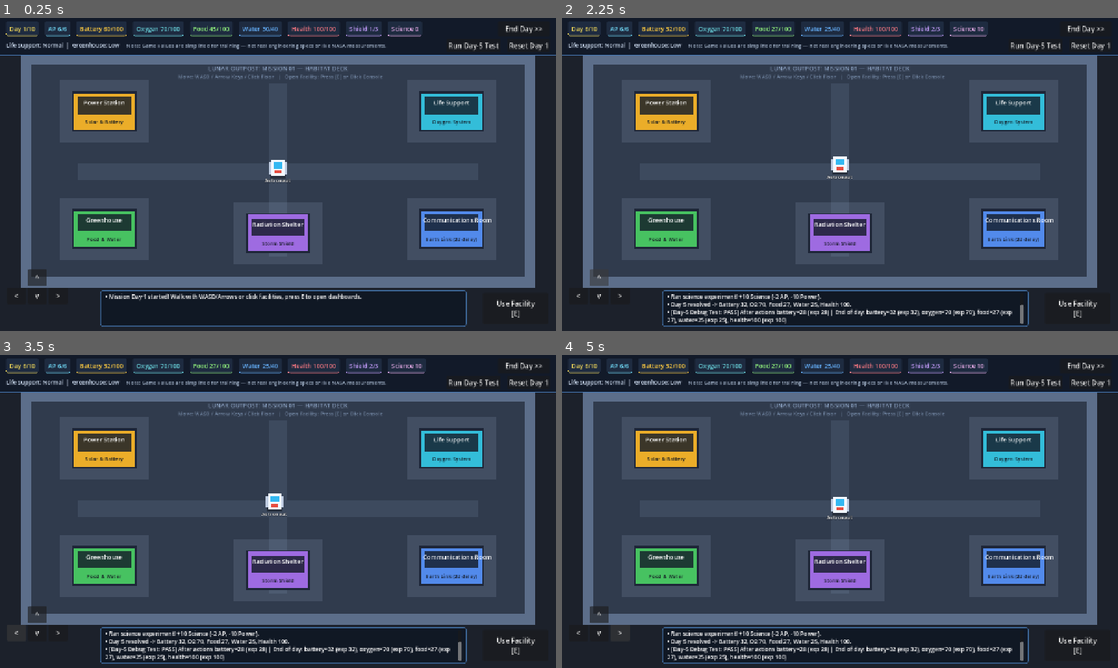
Above: before the commit, frames 1-4 (two rows, left to right).
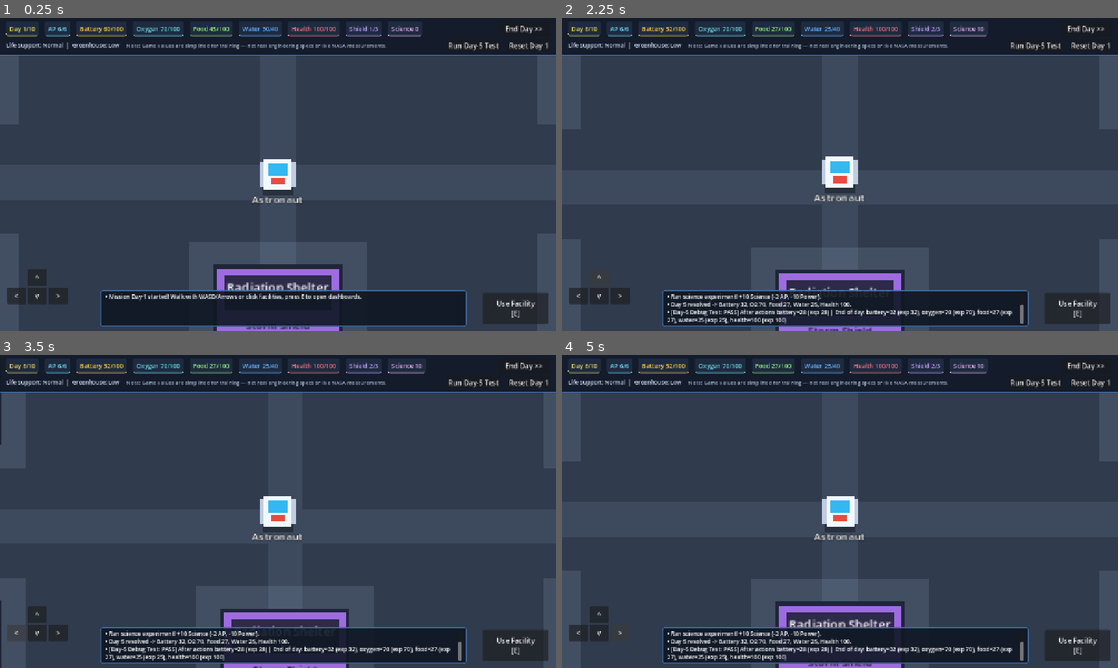
Above: after the commit, the same moments.

Repository: Inno-san/nasa_lunar_
Game: Godot game, scene res://scenes/lunar_base.tscn
Same seed, same stepped clock (60 frames per second), same inputs: the game is played once before the commit and once after it.
Inputs:
- Up to frame 1 (0.25 s): no input
- Up to frame 2 (2.25 s): click "End Day >>" at 0.5 s; click "Run Day-5 Test" at 1.25 s; click "^" at 2 s
- Up to frame 3 (3.5 s): click "<" at 2.75 s
- Up to frame 4 (5 s): click "v" at 3.5 s; click ">" at 4.25 s

The runs differ from the first frame. In frame 1, 25% of the frame differs, in the area x 0-100%, y 12-100%; in frame 2, 25%; in frame 3, 25%; in frame 4, 25%.

Commit message:
fixed camera

Diff:
--- a/scenes/astronaut.tscn
+++ b/scenes/astronaut.tscn
@@ -1,19 +1,18 @@
-[gd_scene load_steps=3 format=3]
+[gd_scene format=3 uid="uid://dd2noumn7dijo"]
 
-[ext_resource type="Script" path="res://scripts/player/astronaut.gd" id="1_astro"]
+[ext_resource type="Script" uid="uid://dqy3mv6dbdi8m" path="res://scripts/player/astronaut.gd" id="1_astro"]
 
 [sub_resource type="CircleShape2D" id="CircleShape2D_body"]
 radius = 20.0
 
-[node name="Astronaut" type="CharacterBody2D" groups=["astronaut"]]
+[node name="Astronaut" type="CharacterBody2D" unique_id=1626678363 groups=["astronaut"]]
 collision_layer = 2
-collision_mask = 1
 motion_mode = 1
 script = ExtResource("1_astro")
 
-[node name="Visuals" type="Node2D" parent="."]
+[node name="Visuals" type="Node2D" parent="." unique_id=2104070794]
 
-[node name="Shadow" type="ColorRect" parent="Visuals"]
+[node name="Shadow" type="ColorRect" parent="Visuals" unique_id=327620743]
 offset_left = -18.0
 offset_top = 12.0
 offset_right = 18.0
@@ -21,7 +20,7 @@
 mouse_filter = 2
 color = Color(0, 0, 0, 0.35)
 
-[node name="Backpack" type="ColorRect" parent="Visuals"]
+[node name="Backpack" type="ColorRect" parent="Visuals" unique_id=1233087304]
 offset_left = -20.0
 offset_top = -14.0
 offset_right = 20.0
@@ -29,7 +28,7 @@
 mouse_filter = 2
 color = Color(0.75, 0.8, 0.88, 1)
 
-[node name="SuitBody" type="ColorRect" parent="Visuals"]
+[node name="SuitBody" type="ColorRect" parent="Visuals" unique_id=1732272302]
 offset_left = -16.0
 offset_top = -18.0
 offset_right = 16.0
@@ -37,7 +36,7 @@
 mouse_filter = 2
 color = Color(0.95, 0.97, 1, 1)
 
-[node name="Visor" type="ColorRect" parent="Visuals"]
+[node name="Visor" type="ColorRect" parent="Visuals" unique_id=1006080953]
 offset_left = -11.0
 offset_top = -13.0
 offset_right = 11.0
@@ -45,7 +44,7 @@
 mouse_filter = 2
 color = Color(0.2, 0.72, 0.95, 1)
 
-[node name="SuitBadge" type="ColorRect" parent="Visuals"]
+[node name="SuitBadge" type="ColorRect" parent="Visuals" unique_id=2018506518]
 offset_left = -8.0
 offset_top = 4.0
 offset_right = 8.0
@@ -53,7 +52,7 @@
 mouse_filter = 2
 color = Color(0.9, 0.3, 0.25, 1)
 
-[node name="NameLabel" type="Label" parent="Visuals"]
+[node name="NameLabel" type="Label" parent="Visuals" unique_id=767233646]
 offset_left = -45.0
 offset_top = 20.0
 offset_right = 45.0
@@ -65,5 +64,14 @@
 text = "Astronaut"
 horizontal_alignment = 1
 
-[node name="CollisionShape2D" type="CollisionShape2D" parent="."]
+[node name="CollisionShape2D" type="CollisionShape2D" parent="." unique_id=1106764426]
 shape = SubResource("CircleShape2D_body")
+
+[node name="Camera2D" type="Camera2D" parent="." unique_id=733349617]
+zoom = Vector2(2, 2)
+limit_left = 1
+limit_top = 1
+limit_right = 1280
+limit_bottom = 721
+position_smoothing_enabled = true
+position_smoothing_speed = 6.0
--- a/scenes/lunar_base.tscn
+++ b/scenes/lunar_base.tscn
@@ -1,10 +1,10 @@
-[gd_scene load_steps=8 format=3]
+[gd_scene format=3 uid="uid://deah58jpawlfi"]
 
-[ext_resource type="Script" path="res://scripts/lunar_base.gd" id="1_base"]
+[ext_resource type="Script" uid="uid://iyfxxok4sfya" path="res://scripts/lunar_base.gd" id="1_base"]
 [ext_resource type="PackedScene" path="res://scenes/facility.tscn" id="2_fac"]
-[ext_resource type="PackedScene" path="res://scenes/astronaut.tscn" id="3_astro"]
-[ext_resource type="Script" path="res://scripts/ui/hud.gd" id="4_hud"]
-[ext_resource type="Script" path="res://scripts/ui/dashboard_manager.gd" id="5_dash"]
+[ext_resource type="PackedScene" uid="uid://dd2noumn7dijo" path="res://scenes/astronaut.tscn" id="3_astro"]
+[ext_resource type="Script" uid="uid://dapd8leguyoq1" path="res://scripts/ui/hud.gd" id="4_hud"]
+[ext_resource type="Script" uid="uid://dmdmvie48xchl" path="res://scripts/ui/dashboard_manager.gd" id="5_dash"]
 
 [sub_resource type="RectangleShape2D" id="RectangleShape2D_wall_h"]
 size = Vector2(1180, 24)
@@ -12,16 +12,17 @@
 [sub_resource type="RectangleShape2D" id="RectangleShape2D_wall_v"]
 size = Vector2(24, 530)
 
-[node name="LunarBase" type="Node2D"]
+[node name="LunarBase" type="Node2D" unique_id=252617055]
 script = ExtResource("1_base")
+metadata/_edit_horizontal_guides_ = [721.0]
 
-[node name="RegolithBackground" type="ColorRect" parent="."]
+[node name="RegolithBackground" type="ColorRect" parent="." unique_id=954658743]
 offset_right = 1280.0
 offset_bottom = 720.0
 mouse_filter = 2
 color = Color(0.11, 0.13, 0.17, 1)
 
-[node name="HabitatFloor" type="ColorRect" parent="."]
+[node name="HabitatFloor" type="ColorRect" parent="." unique_id=62943520]
 offset_left = 62.0
 offset_top = 98.0
 offset_right = 1218.0
@@ -29,9 +30,9 @@
 mouse_filter = 2
 color = Color(0.19, 0.23, 0.3, 1)
 
-[node name="CorridorLines" type="Node2D" parent="."]
+[node name="CorridorLines" type="Node2D" parent="." unique_id=1728500197]
 
-[node name="HorizontalWalkway" type="ColorRect" parent="CorridorLines"]
+[node name="HorizontalWalkway" type="ColorRect" parent="CorridorLines" unique_id=607115861]
 offset_left = 180.0
 offset_top = 334.0
 offset_right = 1100.0
@@ -39,7 +40,7 @@
 mouse_filter = 2
 color = Color(0.24, 0.29, 0.37, 1)
 
-[node name="VerticalWalkway" type="ColorRect" parent="CorridorLines"]
+[node name="VerticalWalkway" type="ColorRect" parent="CorridorLines" unique_id=1882640096]
 offset_left = 620.0
 offset_top = 150.0
 offset_right = 660.0
@@ -47,7 +48,7 @@
 mouse_filter = 2
 color = Color(0.24, 0.29, 0.37, 1)
 
-[node name="BaseTitleLabel" type="Label" parent="."]
+[node name="BaseTitleLabel" type="Label" parent="." unique_id=1685279925]
 offset_left = 470.0
 offset_top = 106.0
 offset_right = 810.0
@@ -57,7 +58,7 @@
 text = "LUNAR OUTPOST: MISSION 01 — HABITAT DECK"
 horizontal_alignment = 1
 
-[node name="ControlsHintLabel" type="Label" parent="."]
+[node name="ControlsHintLabel" type="Label" parent="." unique_id=814012124]
 offset_left = 410.0
 offset_top = 126.0
 offset_right = 870.0
@@ -67,27 +68,26 @@
 text = "Move: WASD / Arrow Keys / Click Floor   |   Open Facility: Press [E] or Click Console"
 horizontal_alignment = 1
 
-[node name="Walls" type="StaticBody2D" parent="."]
-collision_layer = 1
+[node name="Walls" type="StaticBody2D" parent="." unique_id=623413081]
 collision_mask = 0
 
-[node name="TopWall" type="CollisionShape2D" parent="Walls"]
+[node name="TopWall" type="CollisionShape2D" parent="Walls" unique_id=734105483]
 position = Vector2(640, 96)
 shape = SubResource("RectangleShape2D_wall_h")
 
-[node name="BottomWall" type="CollisionShape2D" parent="Walls"]
+[node name="BottomWall" type="CollisionShape2D" parent="Walls" unique_id=1395346332]
 position = Vector2(640, 608)
 shape = SubResource("RectangleShape2D_wall_h")
 
-[node name="LeftWall" type="CollisionShape2D" parent="Walls"]
+[node name="LeftWall" type="CollisionShape2D" parent="Walls" unique_id=1797367935]
 position = Vector2(60, 352)
 shape = SubResource("RectangleShape2D_wall_v")
 
-[node name="RightWall" type="CollisionShape2D" parent="Walls"]
+[node name="RightWall" type="CollisionShape2D" parent="Walls" unique_id=867009267]
 position = Vector2(1220, 352)
 shape = SubResource("RectangleShape2D_wall_v")
 
-[node name="WallVisualTop" type="ColorRect" parent="Walls"]
+[node name="WallVisualTop" type="ColorRect" parent="Walls" unique_id=133025852]
 offset_left = 48.0
 offset_top = 84.0
 offset_right = 1232.0
@@ -95,7 +95,7 @@
 mouse_filter = 2
 color = Color(0.36, 0.43, 0.54, 1)
 
-[node name="WallVisualBottom" type="ColorRect" parent="Walls"]
+[node name="WallVisualBottom" type="ColorRect" parent="Walls" unique_id=955072678]
 offset_left = 48.0
 offset_top = 596.0
 offset_right = 1232.0
@@ -103,7 +103,7 @@
 mouse_filter = 2
 color = Color(0.36, 0.43, 0.54, 1)
 
-[node name="WallVisualLeft" type="ColorRect" parent="Walls"]
+[node name="WallVisualLeft" type="ColorRect" parent="Walls" unique_id=679868820]
 offset_left = 48.0
 offset_top = 84.0
 offset_right = 72.0
@@ -111,7 +111,7 @@
 mouse_filter = 2
 color = Color(0.36, 0.43, 0.54, 1)
 
-[node name="WallVisualRight" type="ColorRect" parent="Walls"]
+[node name="WallVisualRight" type="ColorRect" parent="Walls" unique_id=1702543942]
 offset_left = 1208.0
 offset_top = 84.0
 offset_right = 1232.0
@@ -119,49 +119,46 @@
 mouse_filter = 2
 color = Color(0.36, 0.43, 0.54, 1)
 
-[node name="Facilities" type="Node2D" parent="."]
+[node name="Facilities" type="Node2D" parent="." unique_id=1424767231]
 
-[node name="PowerStation" parent="Facilities" instance=ExtResource("2_fac")]
+[node name="PowerStation" parent="Facilities" unique_id=371961947 instance=ExtResource("2_fac")]
 position = Vector2(240, 215)
-facility_id = "power_station"
-facility_title = "Power Station"
-facility_subtitle = "Solar & Battery"
 facility_color = Color(0.92, 0.68, 0.16, 1)
 
-[node name="LifeSupport" parent="Facilities" instance=ExtResource("2_fac")]
+[node name="LifeSupport" parent="Facilities" unique_id=365620132 instance=ExtResource("2_fac")]
 position = Vector2(1040, 215)
 facility_id = "life_support"
 facility_title = "Life Support"
 facility_subtitle = "Oxygen System"
 facility_color = Color(0.2, 0.74, 0.85, 1)
 
-[node name="Greenhouse" parent="Facilities" instance=ExtResource("2_fac")]
+[node name="Greenhouse" parent="Facilities" unique_id=267315336 instance=ExtResource("2_fac")]
 position = Vector2(240, 485)
 facility_id = "greenhouse"
 facility_title = "Greenhouse"
 facility_subtitle = "Food & Water"
 facility_color = Color(0.28, 0.76, 0.38, 1)
 
-[node name="RadiationShelter" parent="Facilities" instance=ExtResource("2_fac")]
+[node name="RadiationShelter" parent="Facilities" unique_id=266021045 instance=ExtResource("2_fac")]
 position = Vector2(640, 495)
 facility_id = "radiation_shelter"
 facility_title = "Radiation Shelter"
 facility_subtitle = "Storm Shield"
 facility_color = Color(0.62, 0.42, 0.88, 1)
 
-[node name="CommsRoom" parent="Facilities" instance=ExtResource("2_fac")]
+[node name="CommsRoom" parent="Facilities" unique_id=717379512 instance=ExtResource("2_fac")]
 position = Vector2(1040, 485)
 facility_id = "comms_room"
 facility_title = "Communications Room"
 facility_subtitle = "Earth Link (2d delay)"
 facility_color = Color(0.32, 0.54, 0.92, 1)
 
-[node name="Astronaut" parent="." instance=ExtResource("3_astro")]
+[node name="Astronaut" parent="." unique_id=757463506 instance=ExtResource("3_astro")]
 position = Vector2(640, 345)
 
-[node name="CanvasLayer" type="CanvasLayer" parent="."]
+[node name="CanvasLayer" type="CanvasLayer" parent="." unique_id=1064356032]
 
-[node name="HUD" type="Control" parent="CanvasLayer"]
+[node name="HUD" type="Control" parent="CanvasLayer" unique_id=1418676428]
 layout_mode = 3
 anchors_preset = 15
 anchor_right = 1.0
@@ -170,7 +167,7 @@
 grow_vertical = 2
 script = ExtResource("4_hud")
 
-[node name="DashboardManager" type="Control" parent="CanvasLayer"]
+[node name="DashboardManager" type="Control" parent="CanvasLayer" unique_id=770899488]
 visible = false
 layout_mode = 3
 anchors_preset = 15
--- a/secens/main_scene.tscn
+++ b/secens/main_scene.tscn
@@ -11,5 +11,10 @@
 scale = Vector2(9.5, 5.5390625)
 texture = ExtResource("1_17mc4")
 
-[node name="player" parent="." unique_id=513046284 instance=ExtResource("2_m0vxf")]
-position = Vector2(100, 78)
+[node name="entity" type="Node2D" parent="." unique_id=1867669554]
+position = Vector2(608, 355.5)
+scale = Vector2(9.5, 5.5390625)
+
+[node name="player" parent="entity" unique_id=513046284 instance=ExtResource("2_m0vxf")]
+position = Vector2(-53.473686, -50.09873)
+scale = Vector2(0.10526316, 0.18053597)
--- a/secens/player.tscn
+++ b/secens/player.tscn
@@ -15,3 +15,7 @@
 
 [node name="CollisionShape2D" type="CollisionShape2D" parent="." unique_id=569672579]
 shape = SubResource("CapsuleShape2D_iyypf")
+
+[node name="Camera2D" type="Camera2D" parent="." unique_id=660389828]
+position_smoothing_enabled = true
+position_smoothing_speed = 6.0
